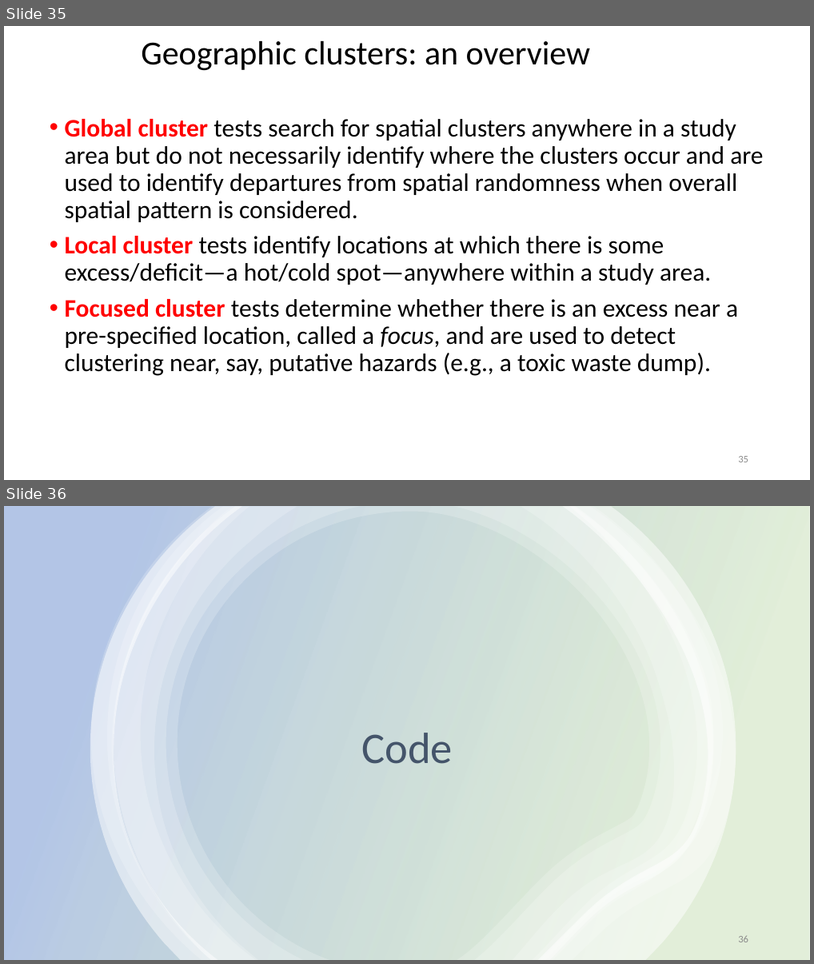
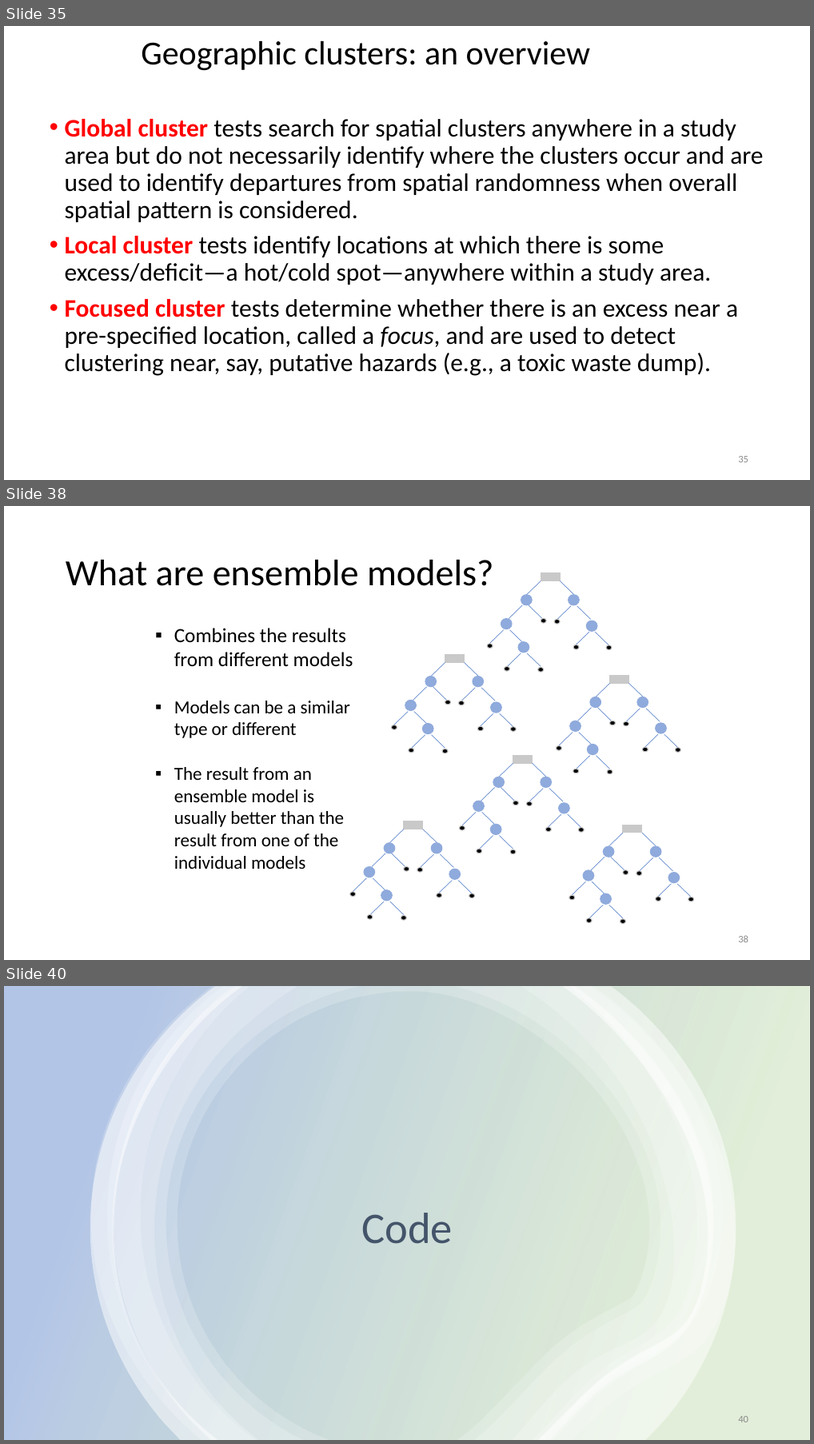
Before and after one commit to rcc-uchicago/spatial_machinelearning, a slide deck: SPATIAL STATISTICS.pptx. Shown one above the other, each under a label of ours: slides 35 and 36 before the commit, slides 35, 38 and 40 after it; the slides between them are not shown. The pictures are 814x964 and 814x1444 pixels, drawn with LibreOffice and Linux fonts; fonts in the diff are those of the drawing. Boxes give left, top, right and bottom in pixels: in the first picture for what was removed or moved away, otherwise in the second. Text is boxed around its words. In the diff, an @@ line names an element or a change of style, - is before the commit and + after.

Commit message:
ppt

```diff
--- a/SPATIAL STATISTICS.pptx
+++ b/SPATIAL STATISTICS.pptx
@@ slide 38 added at <box>4,506,810,960</box>, background #FFFFFF @@
@@ title added at <box>66,560,494,586</box>, 44 pt, text #000000 @@
+What are ensemble models?
@@ text added at <box>174,628,354,868</box>, 22 pt, text #000000 @@
+  ▪ Combines the results from different models
+  ▪ Models can be a similar type or different
+  ▪ The result from an ensemble model is usually better than the result from one of the individual models
@@ group added at <box>487,573,612,672</box>: 12 lines, 12 ellipses, 1 rectangle @@
@@ group added at <box>392,654,516,753</box>: 12 lines, 12 ellipses, 1 rectangle @@
@@ group added at <box>556,676,681,774</box>: 12 lines, 12 ellipses, 1 rectangle @@
@@ group added at <box>459,756,584,854</box>: 12 lines, 12 ellipses, 1 rectangle @@
@@ group added at <box>350,821,474,920</box>: 12 lines, 12 ellipses, 1 rectangle @@
@@ group added at <box>570,825,694,923</box>: 12 lines, 12 ellipses, 1 rectangle @@
@@ page number added at <box>738,935,749,942</box>, 12 pt, text #8C8C8C @@
+38
@@ what was slide 36 is now slide 40 @@
@@ page number at <box>738,1416,749,1422</box>: text changed @@
-36
+40
```
Also in this commit, not shown: 3 other slides added.
